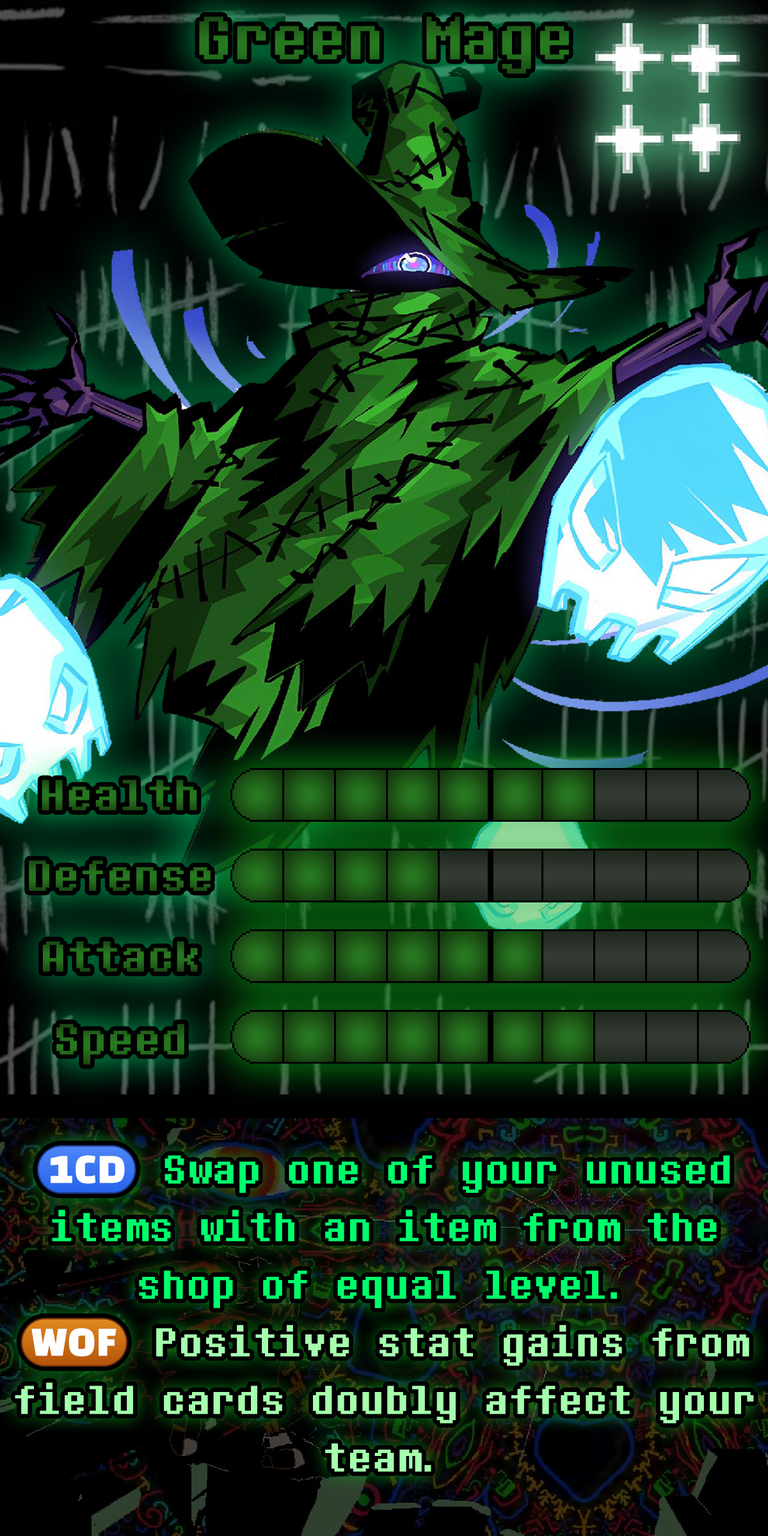
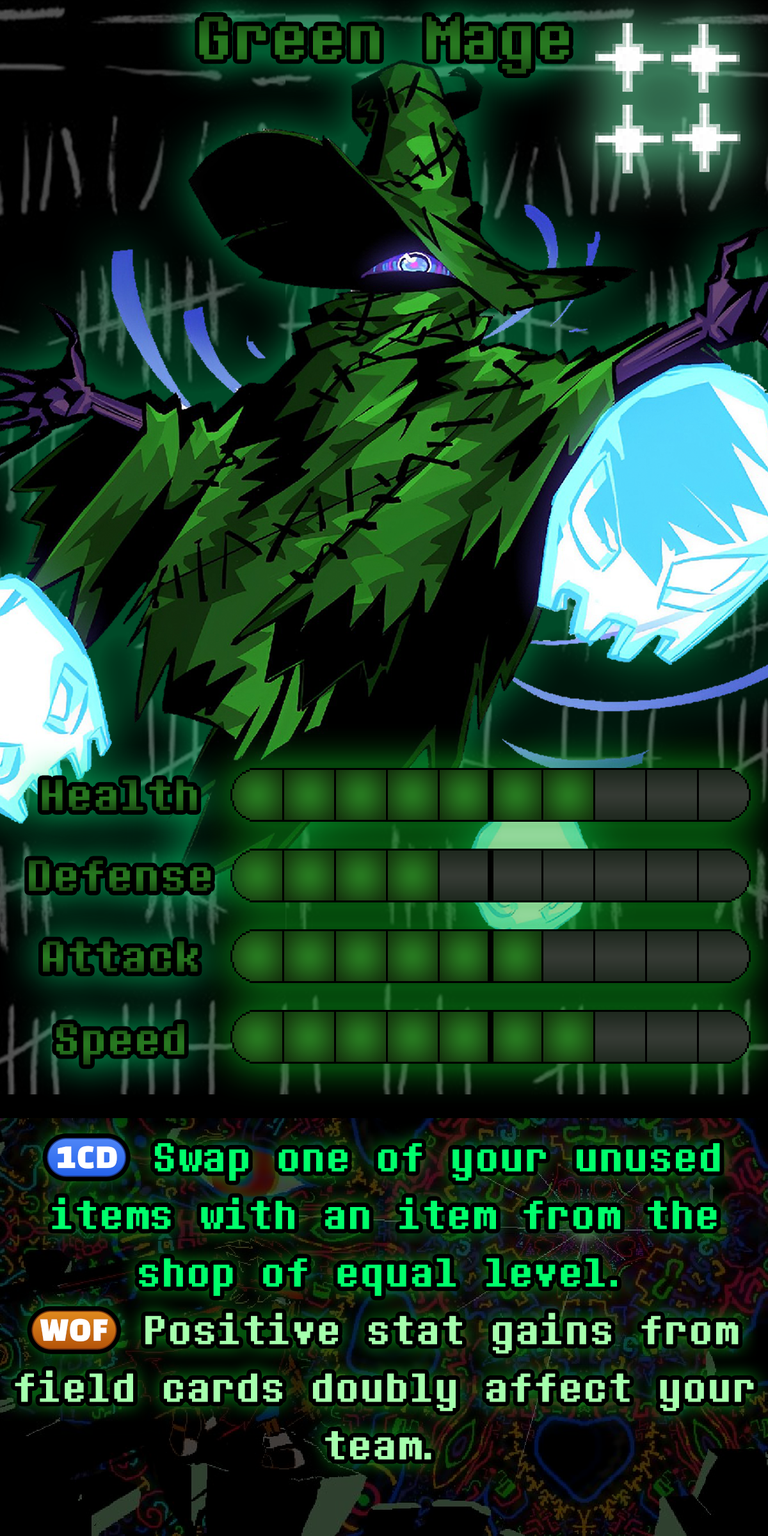
Revision of a layered 768px x 1536px image; what changed, layer by layer:
painted on "Ability" over [14, 1137, 754, 1472]
